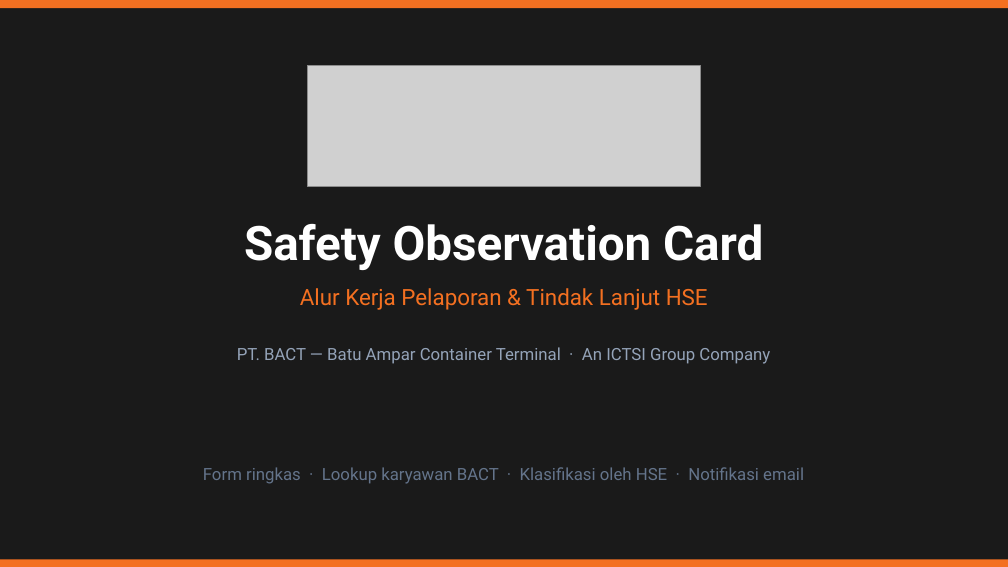
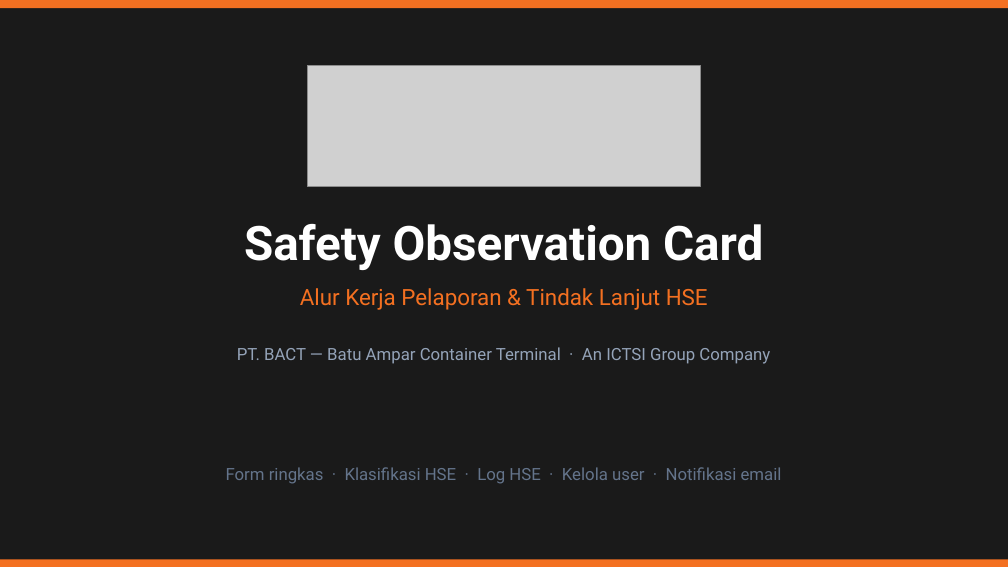
Before and after one commit to msatibi32/bact-safety-observation-modern, a slide deck: slide 1 of supabase/BACT-SOC-Presentasi-HSE.pptx. Drawn at 1008x567 pixels with LibreOffice and Linux fonts; fonts in the diff are those of the drawing; grey boxes stand for pictures. Boxes give left, top, right and bottom in pixels: in the first picture for what was removed or moved away, otherwise in the second. Text is boxed around its words. In the diff, an @@ line names an element or a change of style, - is before the commit and + after.

```diff
--- a/supabase/BACT-SOC-Presentasi-HSE.pptx
+++ b/supabase/BACT-SOC-Presentasi-HSE.pptx
@@ text at bbox=[226, 467, 782, 484]: text changed @@
-Form ringkas · Lookup karyawan BACT · Klasifikasi oleh HSE · Notifikasi email
+Form ringkas · Klasifikasi HSE · Log HSE · Kelola user · Notifikasi email
```
Also in this commit, not shown: 3 other slides changed, 2 slides added, 8 other files.
